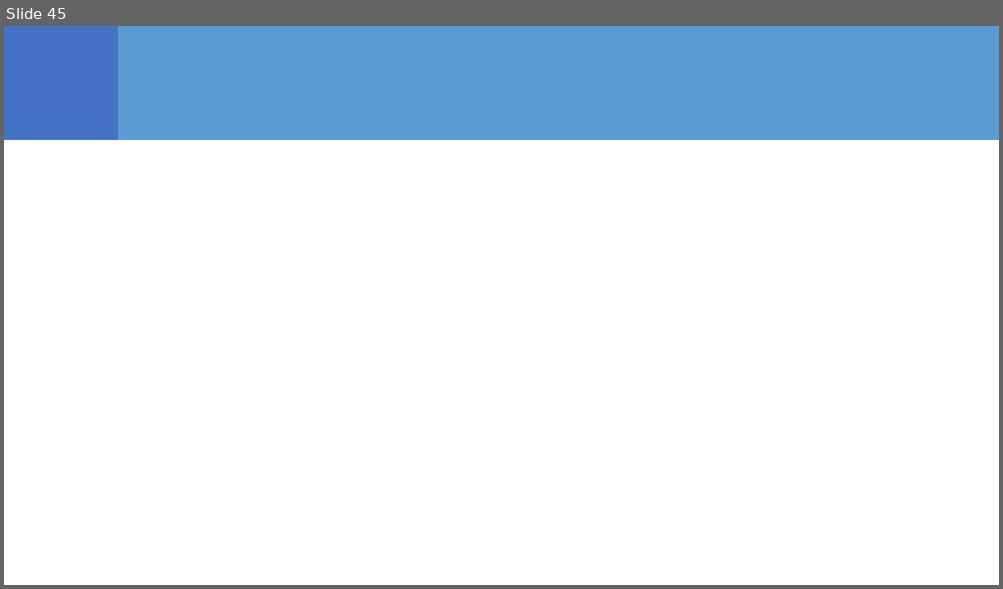
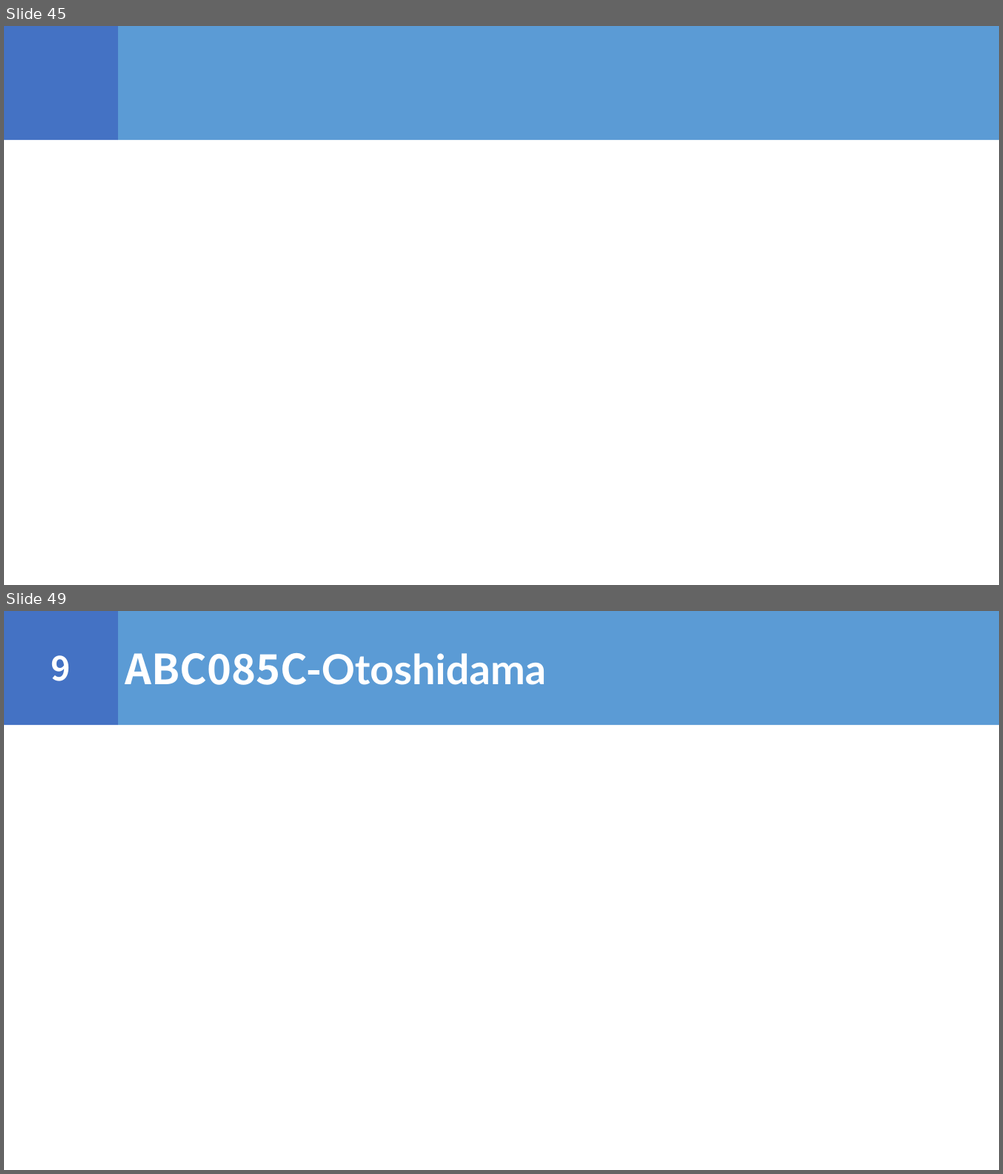
Before and after one commit to igeeeeee/triC_AtCoder_Beginners_Selection, a slide deck: ABS_勉強会.pptx. Shown one above the other, each under a label of ours: slide 45 before the commit, slides 45 and 49 after it; the slides between them are not shown. The pictures are 1003x589 and 1003x1174 pixels, drawn with LibreOffice and Linux fonts; fonts in the diff are those of the drawing. Boxes give left, top, right and bottom in pixels: in the first picture for what was removed or moved away, otherwise in the second. Text is boxed around its words. In the diff, an @@ line names an element or a change of style, - is before the commit and + after.

```diff
--- a/ABS_勉強会.pptx
+++ b/ABS_勉強会.pptx
@@ slide 49 added at (x1=4, y1=611, x2=999, y2=1170), background #FFFFFF @@
@@ rectangle added at (x1=4, y1=611, x2=118, y2=725), fill #4472C4, 32 pt, text #FFFFFF, bold @@
+9
@@ rectangle added at (x1=118, y1=611, x2=999, y2=725), fill #5B9BD5, 40 pt, text #FFFFFF, bold @@
+ABC085C-Otoshidama
```
Also in this commit, not shown: 4 other slides added, 1 other file.
